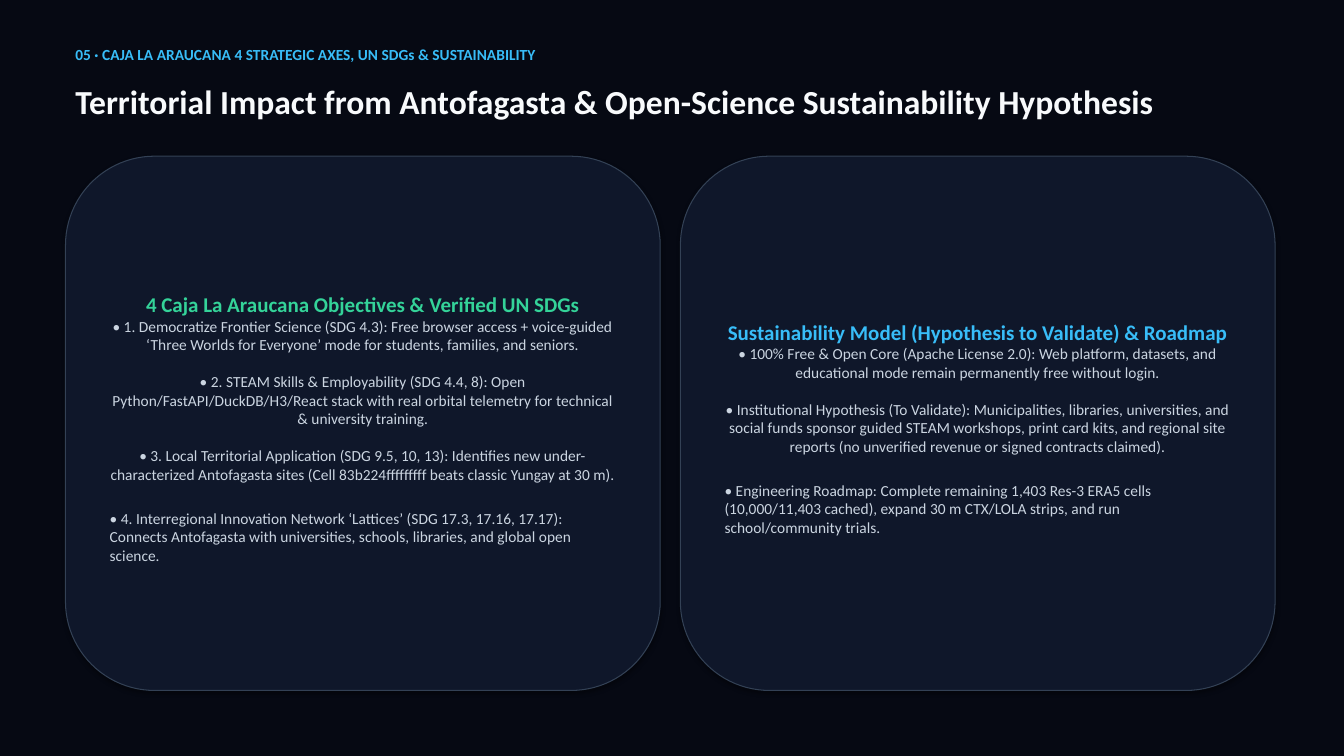
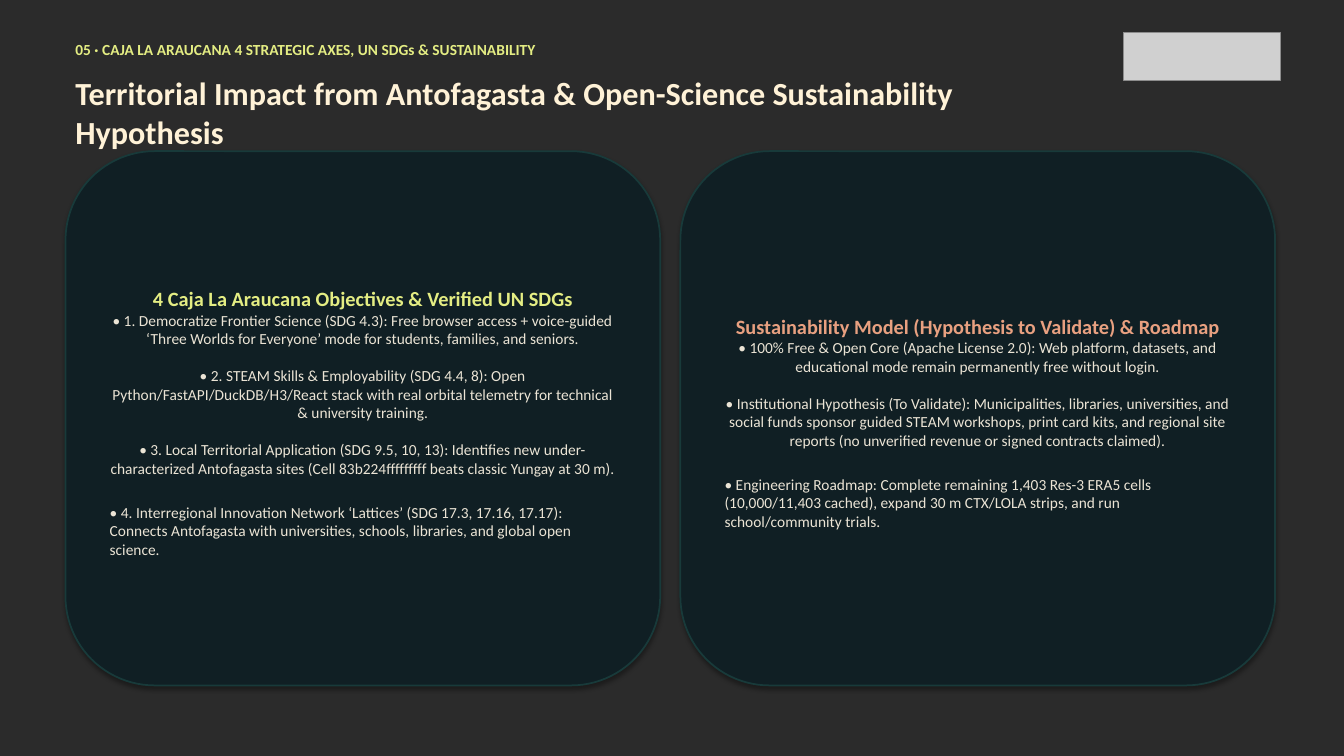
Before and after one commit to AnGeMoNs/Ckepi, a slide deck: slide 6 of docs/nehe/ckepi-pitch-en.pptx. Drawn at 1344x756 pixels with LibreOffice and Linux fonts; fonts in the diff are those of the drawing; grey boxes stand for pictures; background and template pictures are left out; a plain dark background stands for a picture behind light text. Boxes give left, top, right and bottom in pixels: in the first picture for what was removed or moved away, otherwise in the second. Text is boxed around its words. In the diff, an @@ line names an element or a change of style, - is before the commit and + after.

```diff
--- a/docs/nehe/ckepi-pitch-en.pptx
+++ b/docs/nehe/ckepi-pitch-en.pptx
@@ background #060913 to picture (left out) @@
@@ text "05 · CAJA LA ARAUCANA ..." at (x1=75, y1=45, x2=535, y2=57): text colour #38BDF8 to #E4ED83 @@
@@ picture added at (x1=1124, y1=32, x2=1280, y2=81) @@
@@ text "Territorial Impact from Antofagasta & ..." moved from (x1=75, y1=90, x2=1153, y2=120) to (x1=75, y1=82, x2=953, y2=149) @@
@@ text "Territorial Impact from Antofagasta & ..." at (x1=75, y1=82, x2=953, y2=149): size 24 to 23 pt, text colour #F8FAFC to #FFF2D7 @@
@@ rounded rectangle "4 Caja La Araucana Objectives ..." moved from (x1=66, y1=156, x2=660, y2=691) to (x1=66, y1=151, x2=660, y2=686) @@
@@ rounded rectangle "4 Caja La Araucana Objectives ..." at (x1=66, y1=151, x2=660, y2=686): size 15 to 14.5 pt, text colour #34D399 to #E4ED83 in "4 Caja La Araucana Objectives & Verified ..."; text colour #CBD5E1 to #EBE4D5; fill #0F172A to #101F24; outline #334155 0.75 pt to #183A3A 1.25 pt @@
@@ rounded rectangle "Sustainability Model (Hypothesis to Validate) ..." moved from (x1=681, y1=156, x2=1275, y2=691) to (x1=681, y1=151, x2=1275, y2=686) @@
@@ rounded rectangle "Sustainability Model (Hypothesis to Validate) ..." at (x1=681, y1=151, x2=1275, y2=686): size 15 to 14.5 pt, text colour #38BDF8 to #E8A080 in "Sustainability Model (Hypothesis to Validate) & Roadmap"; text colour #CBD5E1 to #EBE4D5 in "• 100% Free & Open Core (Apache ..."; fill #0F172A to #101F24; outline #334155 0.75 pt to #183A3A 1.25 pt @@
```
Also in this commit, not shown: 6 other slides changed, 29 other files.
